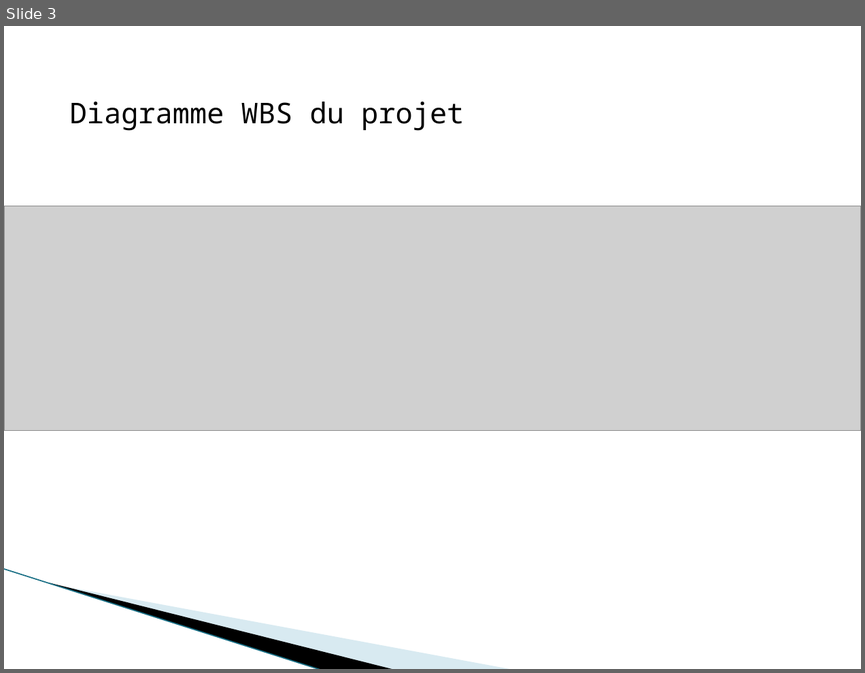
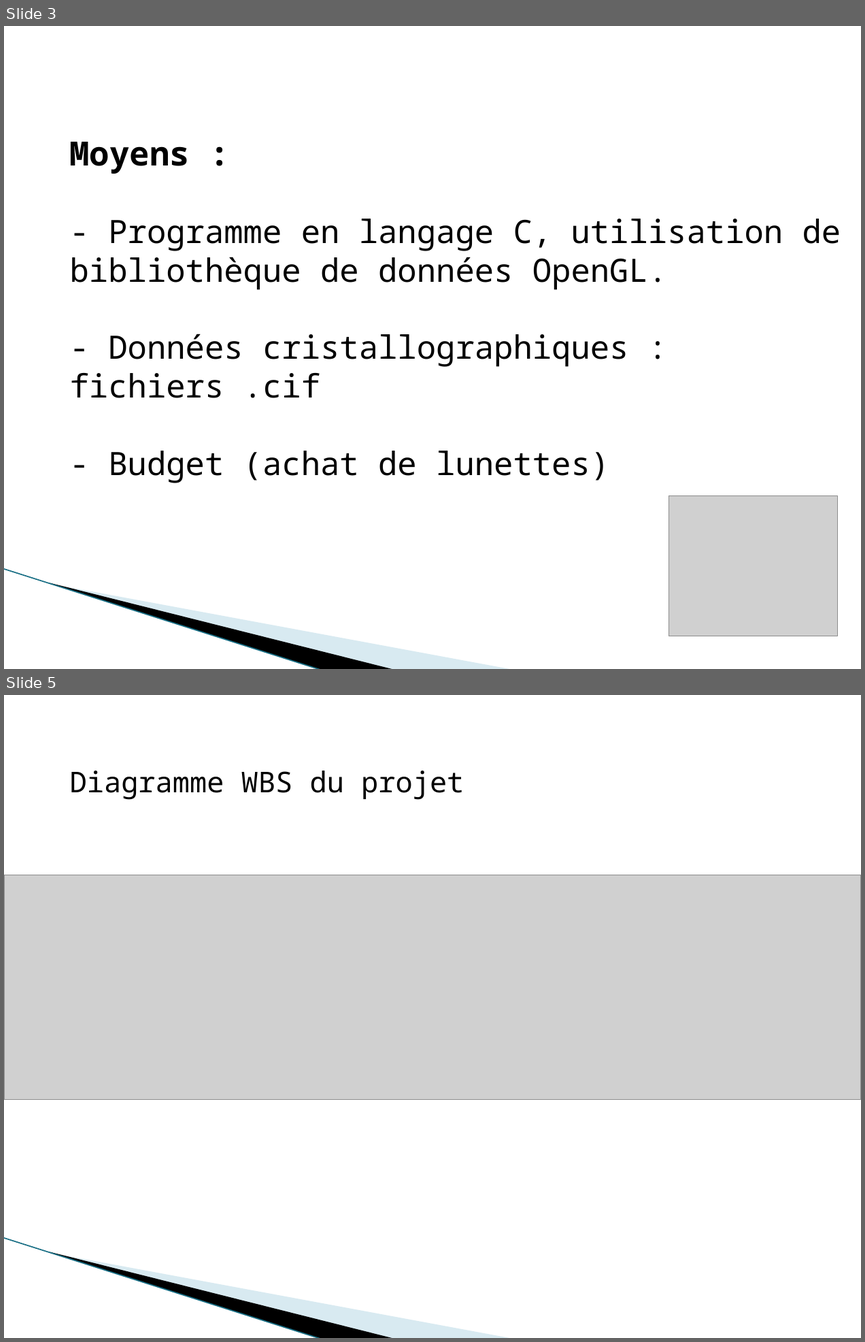
Before and after one commit to klnkg/cristallo3d, a slide deck: Preparation rencontre respo gestion/Powerpoint final/ANIMATION 3D EN CRISTALLOGRAPHIE.pptx. Shown one above the other, each under a label of ours: slide 3 before the commit, slides 3 and 5 after it; the slides between them are not shown. The pictures are 865x673 and 865x1342 pixels, drawn with LibreOffice and Linux fonts; fonts in the diff are those of the drawing; grey boxes stand for pictures; background and template pictures are left out. Boxes give left, top, right and bottom in pixels: in the first picture for what was removed or moved away, otherwise in the second. Text is boxed around its words. In the diff, an @@ line names an element or a change of style, - is before the commit and + after.

```diff
--- a/Preparation rencontre respo gestion/Powerpoint final/ANIMATION 3D EN CRISTALLOGRAPHIE.pptx
+++ b/Preparation rencontre respo gestion/Powerpoint final/ANIMATION 3D EN CRISTALLOGRAPHIE.pptx
@@ slide 3 added at <box>4,26,861,669</box>, background #FFFFFF; not listed: 3 template elements that a slide beside it also shows @@
@@ text added at <box>70,142,841,483</box>, 27 pt, text #000000 @@
+Moyens :
+- Programme en langage C, utilisation de la bibliothèque de données OpenGL.
+- Données cristallographiques : fichiers .cif
+- Budget (achat de lunettes)
@@ picture added at <box>669,495,838,636</box> @@
@@ what was slide 3 is now slide 5 @@
```
Also in this commit, not shown: 2 slides changed, 4 other slides added.
